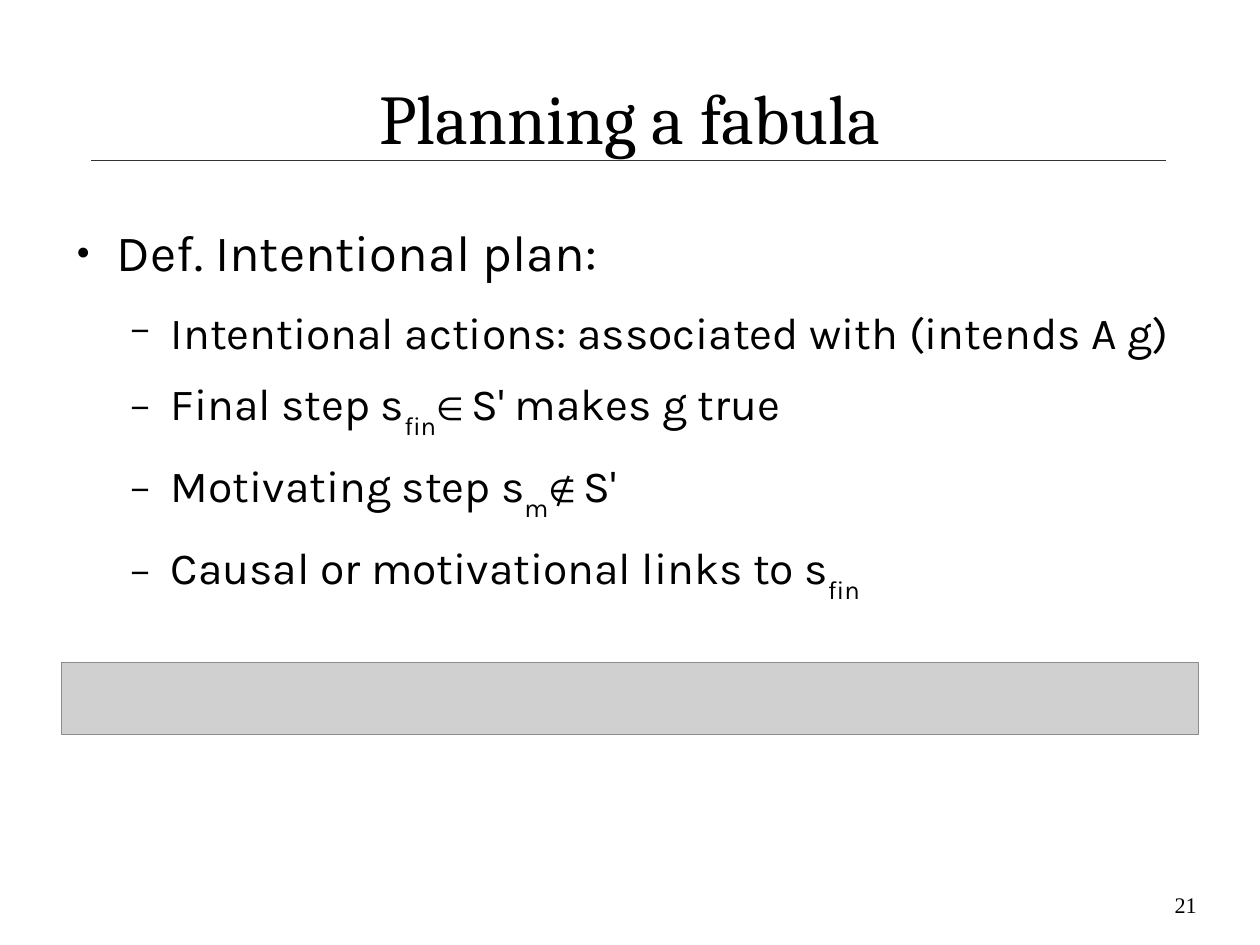
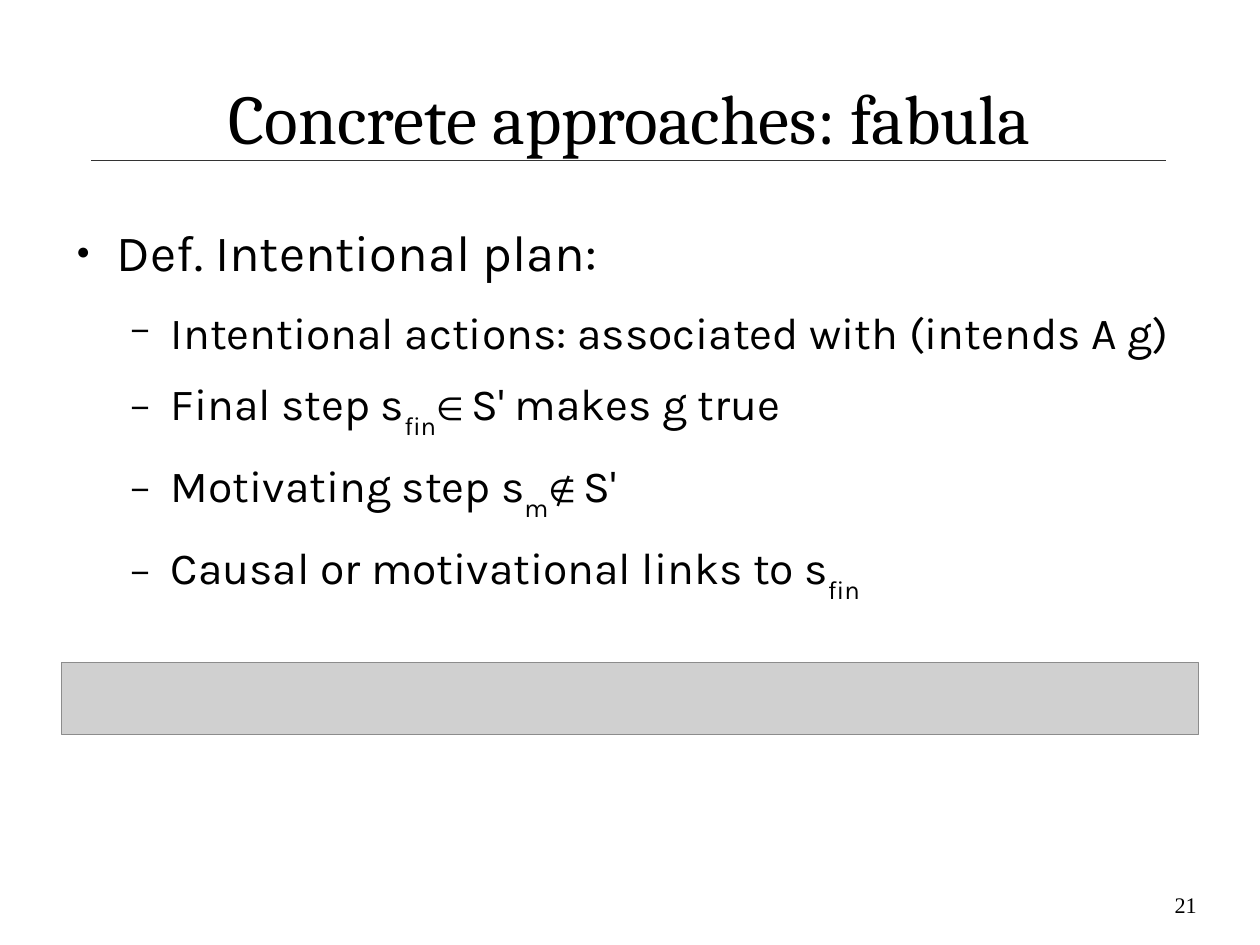
Before and after one commit to IllDepence/ai_seminar, a slide deck: slide 21 of praes/praes.odp. Drawn at 1260x945 pixels with LibreOffice and Linux fonts; fonts in the diff are those of the drawing; grey boxes stand for pictures. Boxes give left, top, right and bottom in pixels: in the first picture for what was removed or moved away, otherwise in the second. Text is boxed around its words. In the diff, an @@ line names an element or a change of style, - is before the commit and + after.

```diff
--- a/praes/praes.odp
+++ b/praes/praes.odp
@@ title at (229,94,1030,159): text changed @@
-Planning a fabula
+Concrete approaches: fabula
```
Also in this commit, not shown: 8 other slides changed, 5 slides added, 2 other files.
